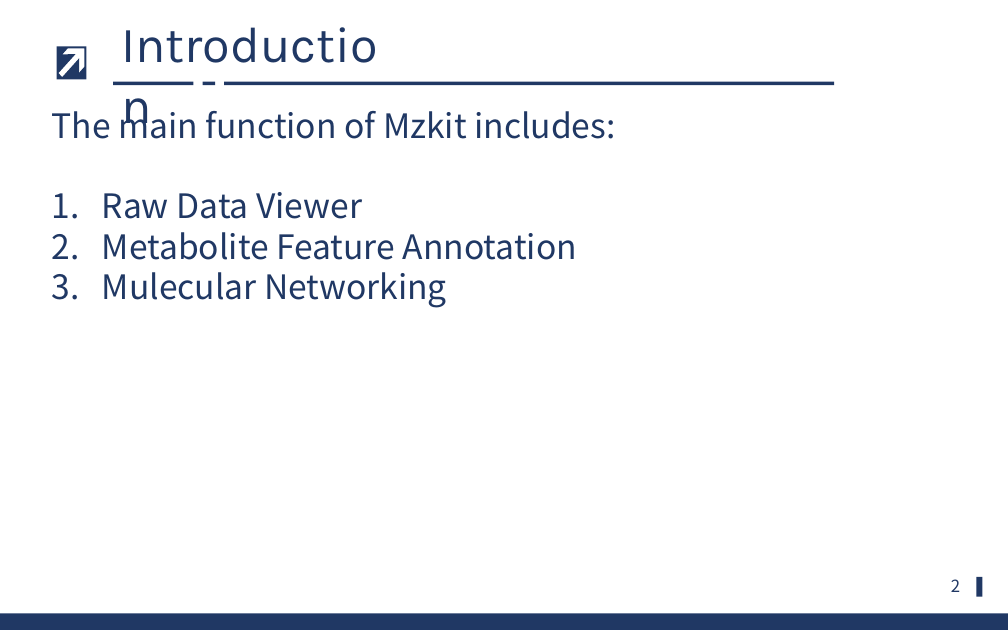
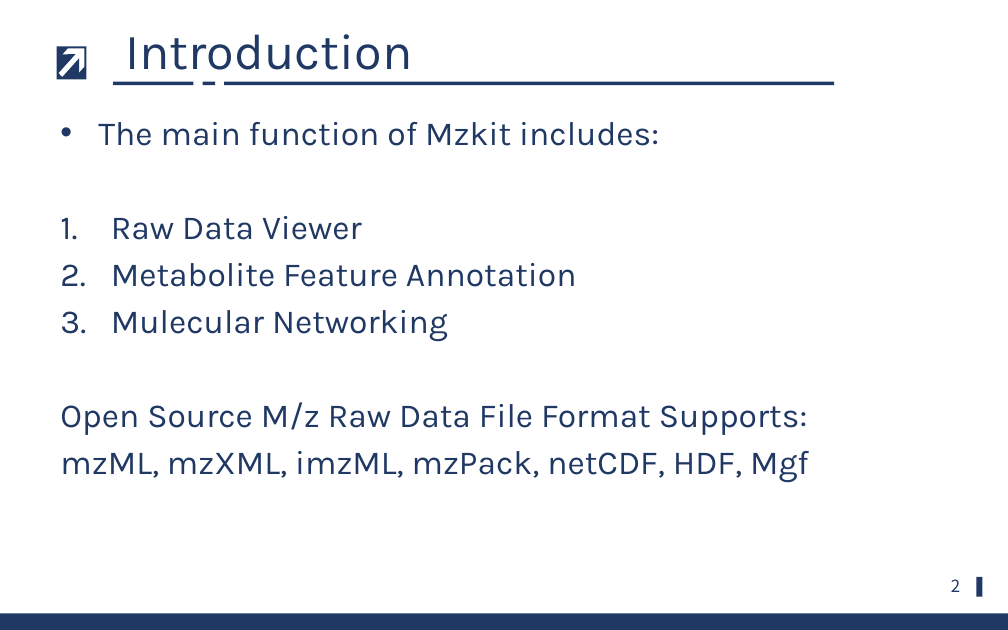
Before and after one commit to xieguigang/mzkit, a slide deck: slide 2 of src/mzkit/man.pptx. Drawn at 1008x630 pixels with LibreOffice and Linux fonts; fonts in the diff are those of the drawing; background and template pictures are left out. Boxes give left, top, right and bottom in pixels: in the first picture for what was removed or moved away, otherwise in the second. Text is boxed around its words. In the diff, an @@ line names an element or a change of style, - is before the commit and + after.

```diff
--- a/src/mzkit/man.pptx
+++ b/src/mzkit/man.pptx
@@ title "Introduction" at bbox=[125, 34, 412, 70]: vertical alignment top to middle @@
@@ text removed at bbox=[102, 111, 615, 308] @@
-The main function of Mzkit includes:
-1. Raw Data Viewer
-2. Metabolite Feature Annotation
-3. Mulecular Networking
@@ text added at bbox=[60, 122, 809, 483], 24 pt, text #203864 @@
+• The main function of Mzkit includes:
+1. Raw Data Viewer
+2. Metabolite Feature Annotation
+3. Mulecular Networking
+Open Source M/z Raw Data File Format Supports:
+mzML, mzXML, imzML, mzPack, netCDF, HDF, Mgf
```
Also in this commit, not shown: 4 slides added, 1 slide removed.
